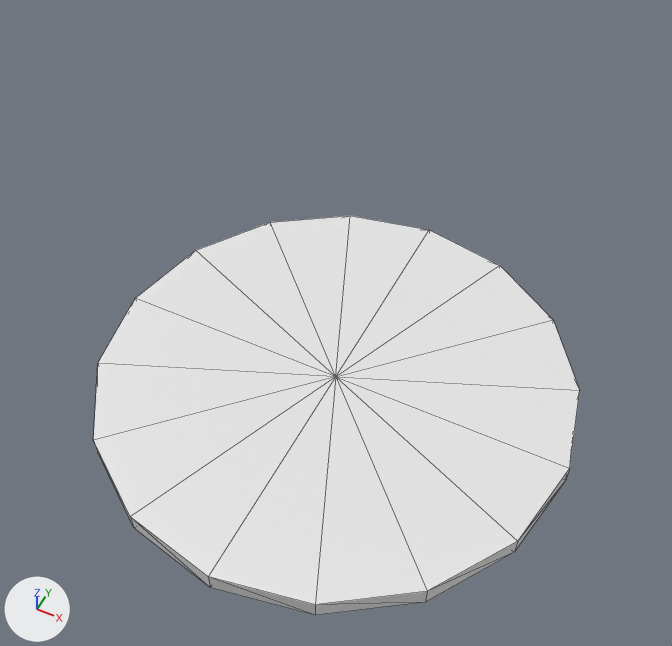
The OBJ model models/areas/hardtack/rock_0_-2.obj as it was, and as the next commit left it.
Camera for both pictures: a 50 mm camera at (6.47, 10.06, 22.67) aimed at (0.17, 22.67, 6.92). Arrows for +X, +Y and +Z are at lower left; the lights stay in place. The picture after the commit comes second. Mesh edges are drawn as thin lines. Where no turn or scale is listed for an object, it has been applied to the vertices. Vertices at exactly the same position are counted once.

The first picture shows 'rock_0_-2'.
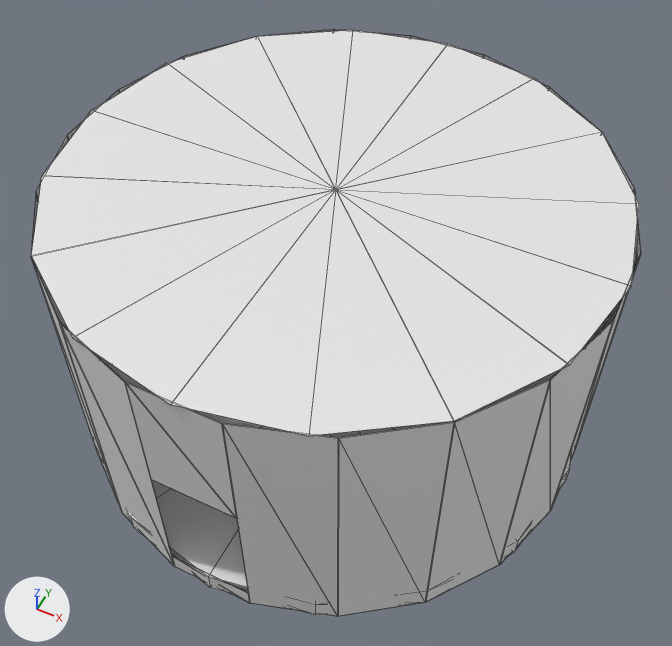
Patch to the scene script:
```diff
--- a/models/areas/hardtack/rock_0_-2.obj.py
+++ b/models/areas/hardtack/rock_0_-2.obj.py
@@ me_rock_0__2 @@
 # used by ob_rock_0__2; location = (0.0, 0.0, 0.0)
-me_rock_0__2.from_pydata(...)  # 49 vertices, 72 faces; spans x -6.0..6.0, y 17.0..29.0, z 4.0..4.5
+me_rock_0__2.from_pydata(...)  # 223 vertices, 204 faces; spans x -6.0..6.0, y 17.0..29.0, z 4.0..10.51
+# me_rock_0__2 part 1
+# 109 vertices are added at x -6.0..6.0, y 17.0..29.0, z 4.0..10.51
+# 54 new vertices lie (0.0, 0.0, 6.5) away from vertices in x -5.94..5.94, y 17.06..28.94, z 4.0
+# 6 new vertices lie (1.88, 0.0, 0.0) away from vertices in x -0.94, y 17.06..17.07, z 4.0..10.5
+# 5 new vertices lie (5.54, -2.3, 0.0) away from vertices in x -5.54..0.0, y 23.0..25.3, z 4.01..10.51
+# 132 new faces join them
```

Boxes [x1, y1, x2, y2] around the edits, measured in the pictures (672 x 646 px):
'rock_0_-2', reshaped (25% wider, 47% taller): before [94, 216, 580, 615]; after [31, 30, 641, 616]
part 1 of me_rock_0__2, added: after [31, 30, 641, 616]
